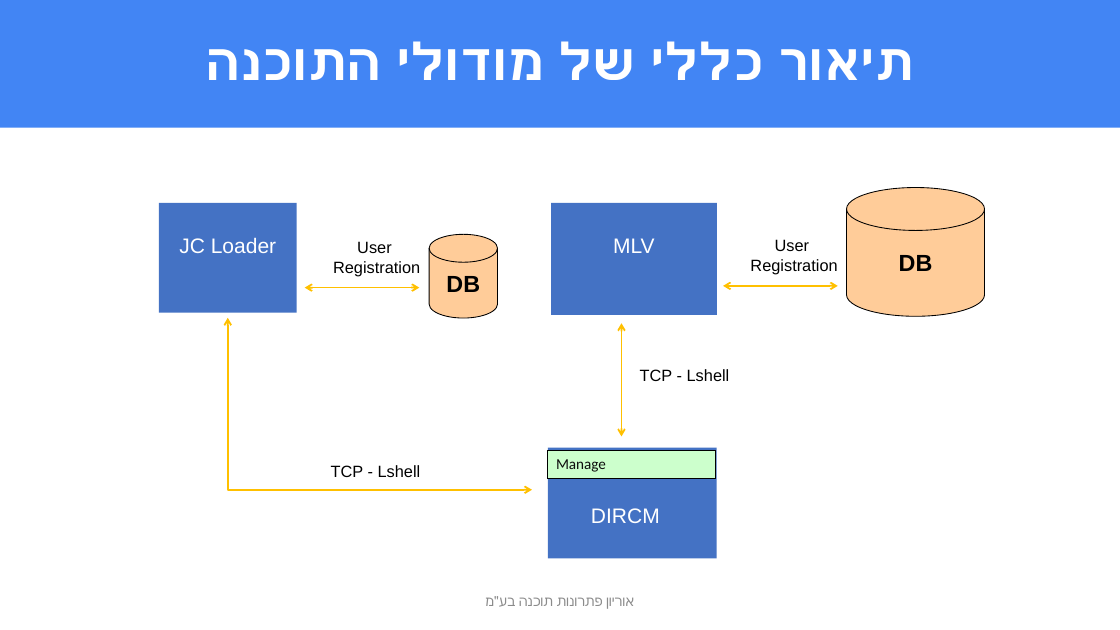
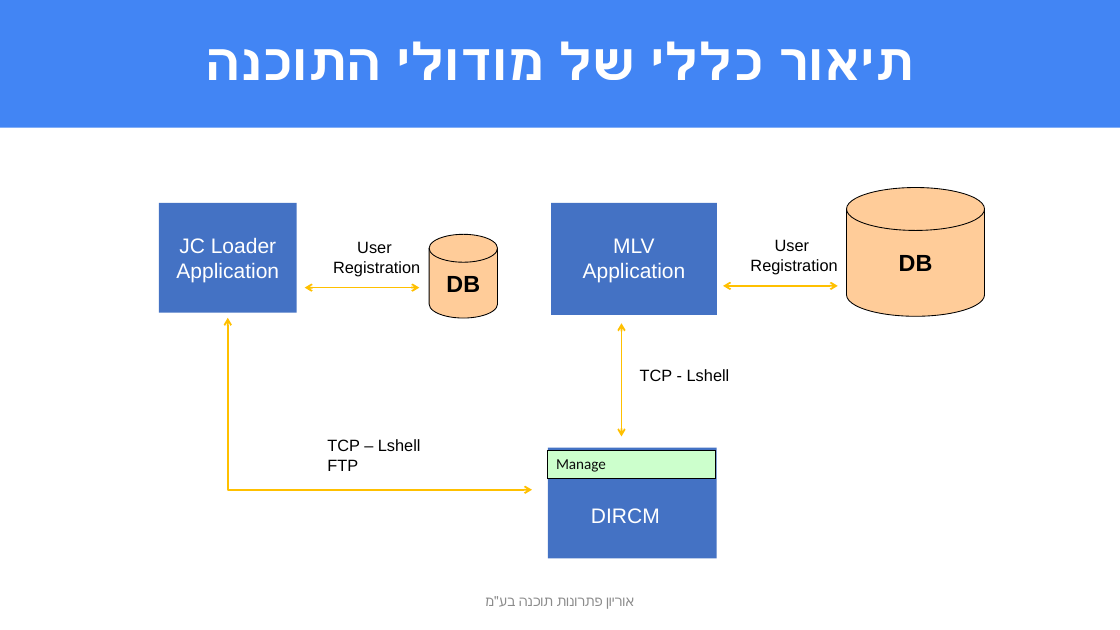
Before and after one commit to RonenHarambam/Elop-TechComputerHolland, a slide deck: slide 3 of Documents/CDR/MLV Holland.pptx. Drawn at 1120x630 pixels with LibreOffice and Linux fonts; fonts in the diff are those of the drawing; background and template pictures are left out. Boxes give left, top, right and bottom in pixels: in the first picture for what was removed or moved away, otherwise in the second. Text is boxed around its words. In the diff, an @@ line names an element or a change of style, - is before the commit and + after.

```diff
--- a/Documents/CDR/MLV Holland.pptx
+++ b/Documents/CDR/MLV Holland.pptx
@@ text in rectangle at [176,262,279,282]: paragraph added @@
+Application
@@ text in rectangle at [583,262,686,282]: paragraph added @@
+Application
@@ text at [327,439,421,471]: text changed @@
-TCP - Lshell
+TCP – Lshell
+FTP
```
Also in this commit, not shown: 3 other slides changed, 5 slides added.
